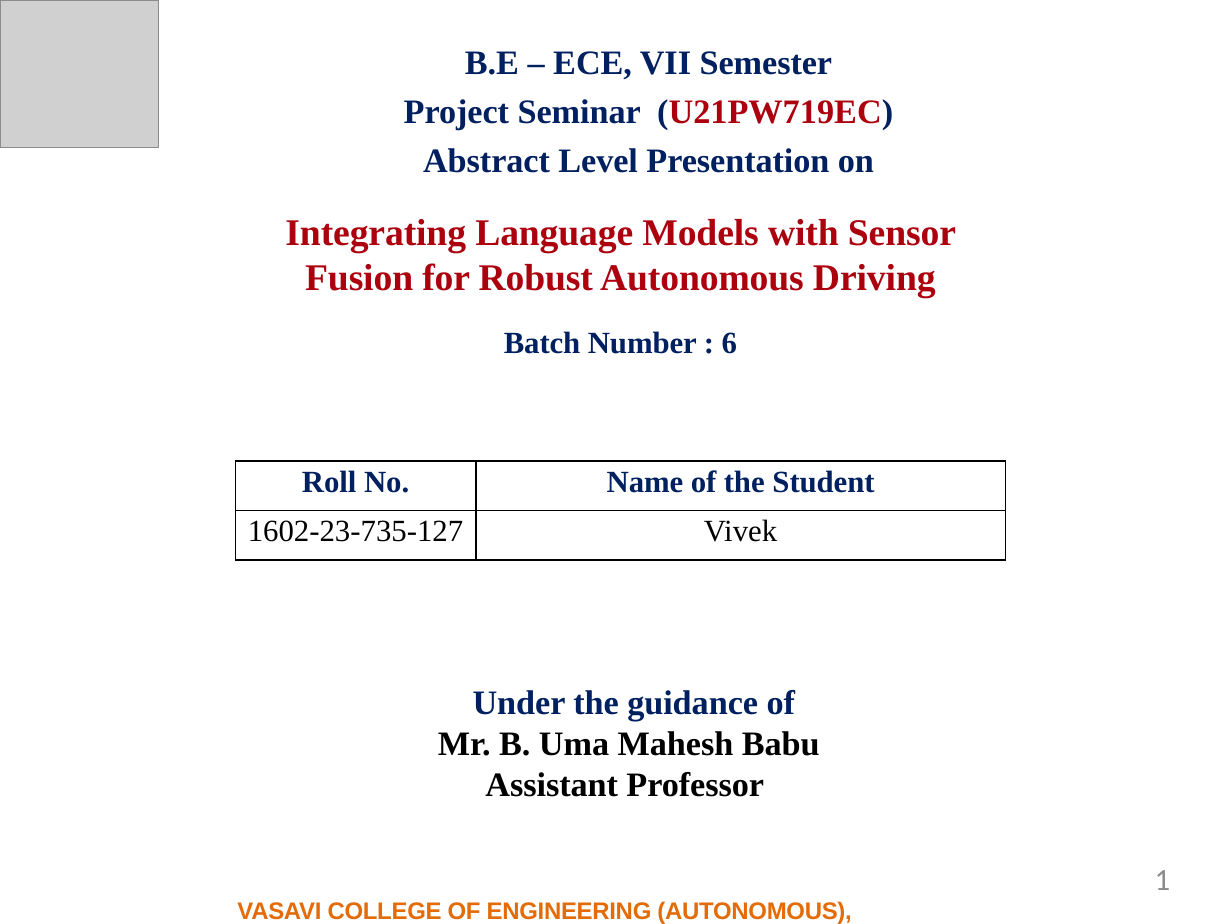
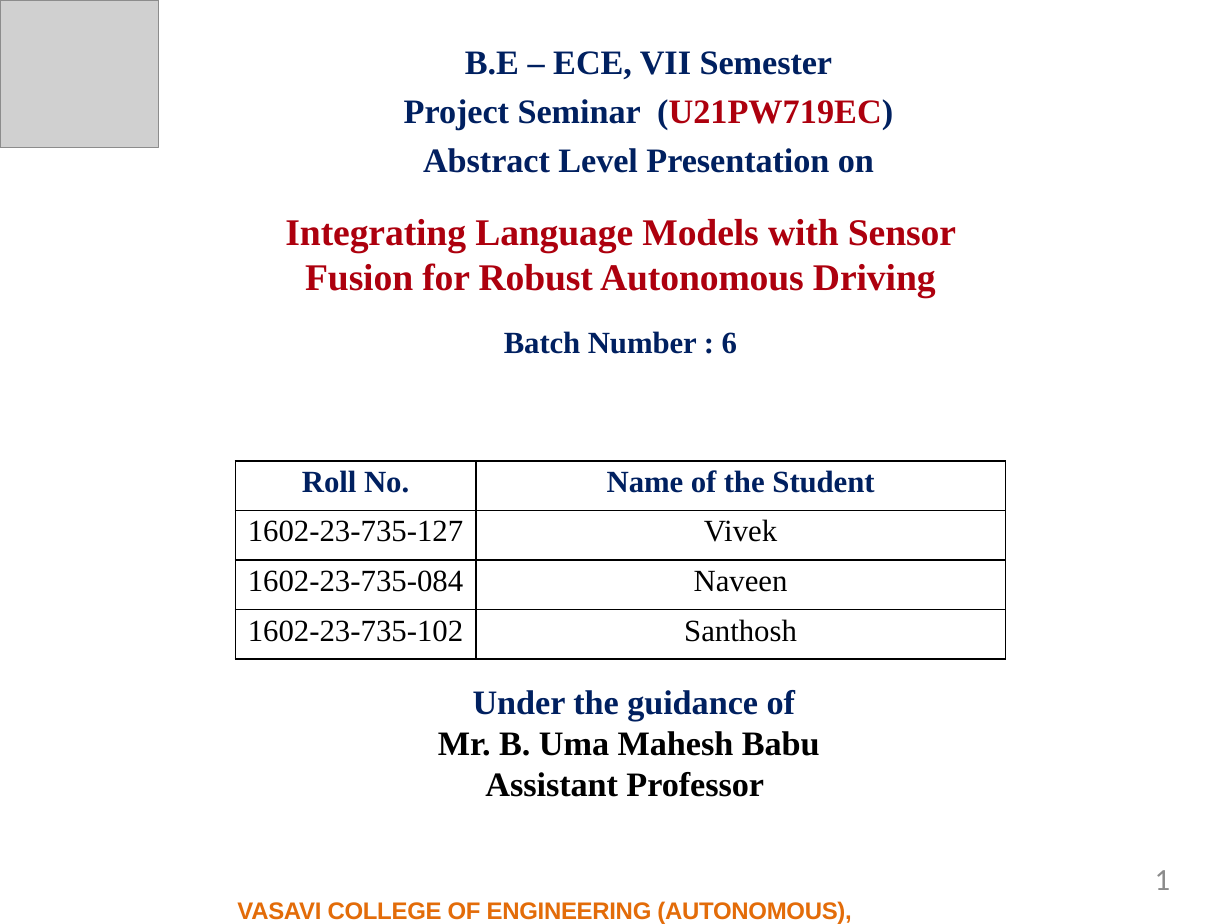
Before and after one commit to vivek08248/Autonomous-Driving-Sensor-Fusion-LLM-Carla, a slide deck: slide 1 of docs/presentation/Project_Seminar_Vivek_Chakali.pptx. Drawn at 1232x924 pixels with LibreOffice and Linux fonts; fonts in the diff are those of the drawing; grey boxes stand for pictures. Boxes give left, top, right and bottom in pixels: in the first picture for what was removed or moved away, otherwise in the second. Text is boxed around its words. In the diff, an @@ line names an element or a change of style, - is before the commit and + after.

```diff
--- a/docs/presentation/Project_Seminar_Vivek_Chakali.pptx
+++ b/docs/presentation/Project_Seminar_Vivek_Chakali.pptx
@@ table at [235,461,1005,659] @@
+row 3: 1602-23-735-084 | Naveen
+row 4: 1602-23-735-102 | Santhosh
```
Also in this commit, not shown: 1 other file.
